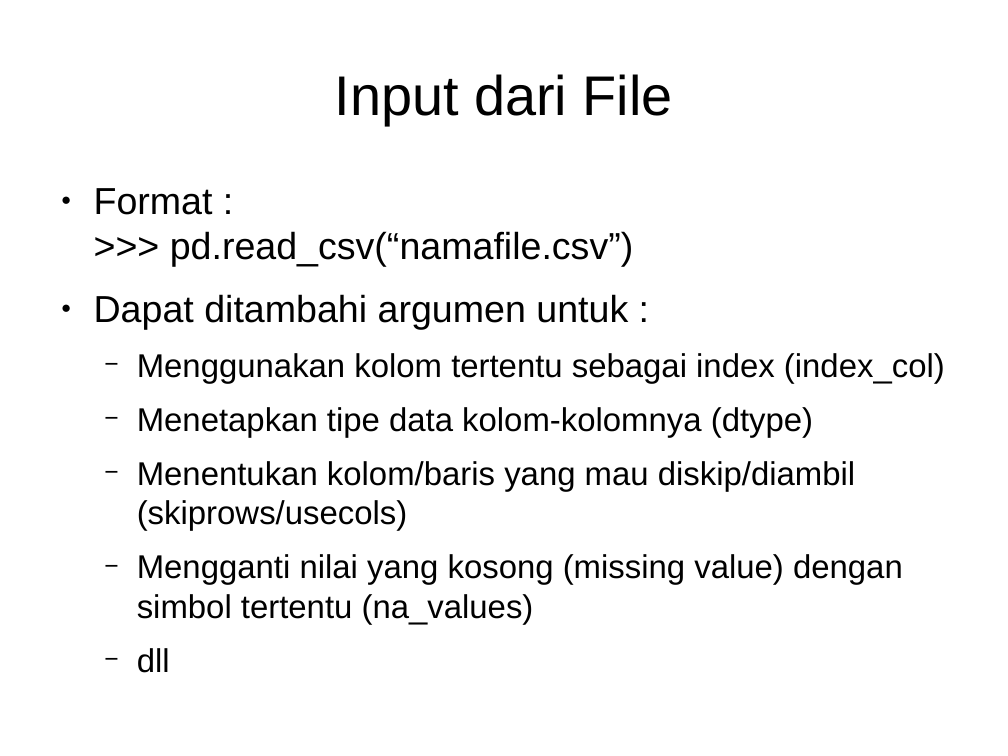
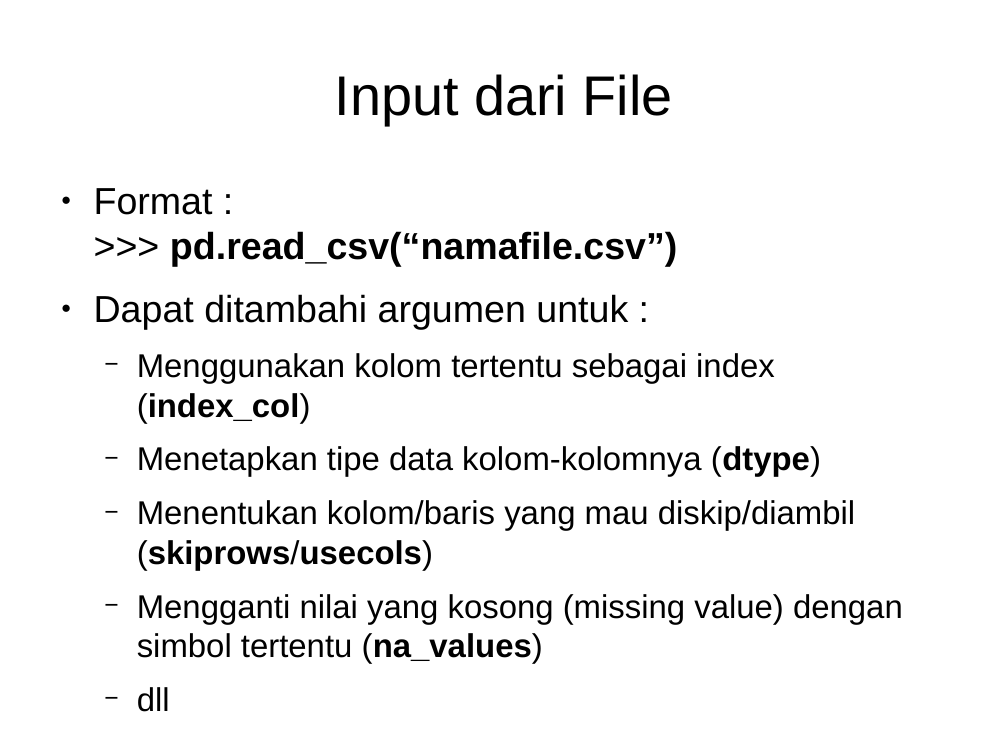
Before and after one commit to Arasy/SlidePythonDataScience, a slide deck: slide 20 of Ch3-Pandas.odp. Drawn at 1008x756 pixels with LibreOffice and Linux fonts; fonts in the diff are those of the drawing. Boxes give left, top, right and bottom in pixels: in the first picture for what was removed or moved away, otherwise in the second. Text is boxed around its words. In the diff, an @@ line names an element or a change of style, - is before the commit and + after.

```diff
--- a/Ch3-Pandas.odp
+++ b/Ch3-Pandas.odp
@@ text at (94, 188, 903, 664): bold on in "pd.read_csv(“namafile.csv”)", "(index_col)", "(dtype)", "(skiprows/usecols)" and 1 more places @@
```
Also in this commit, not shown: 8 other slides changed, 2 slides added, 1 other file.
